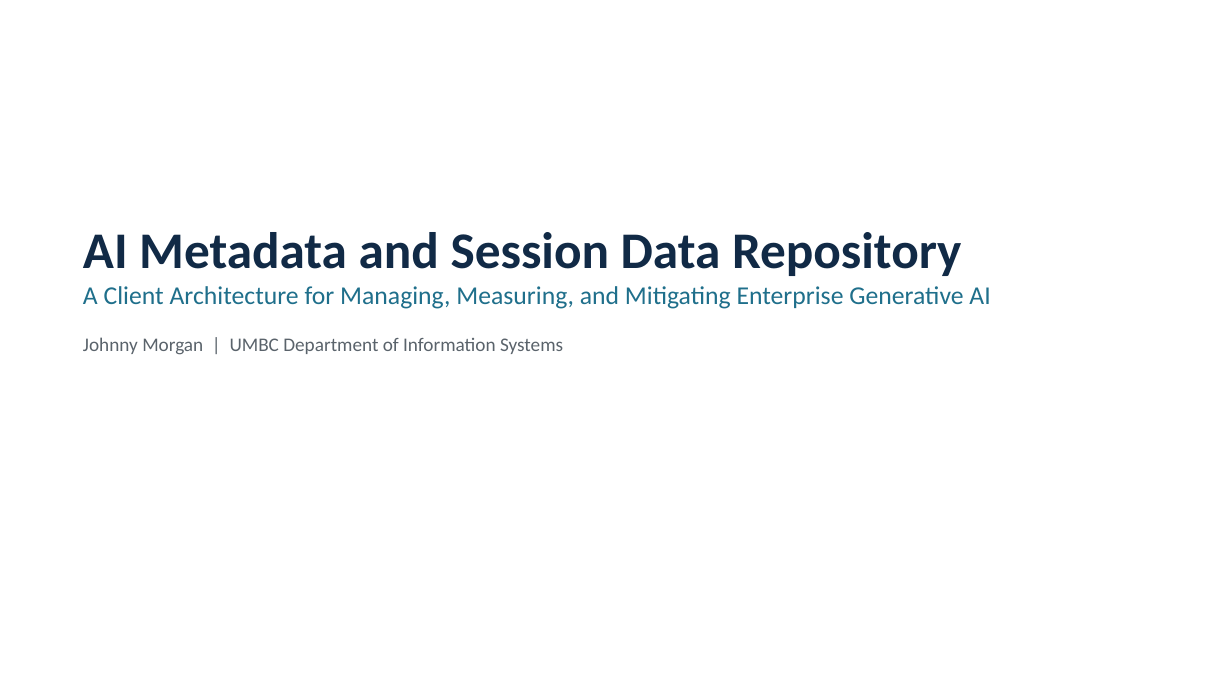
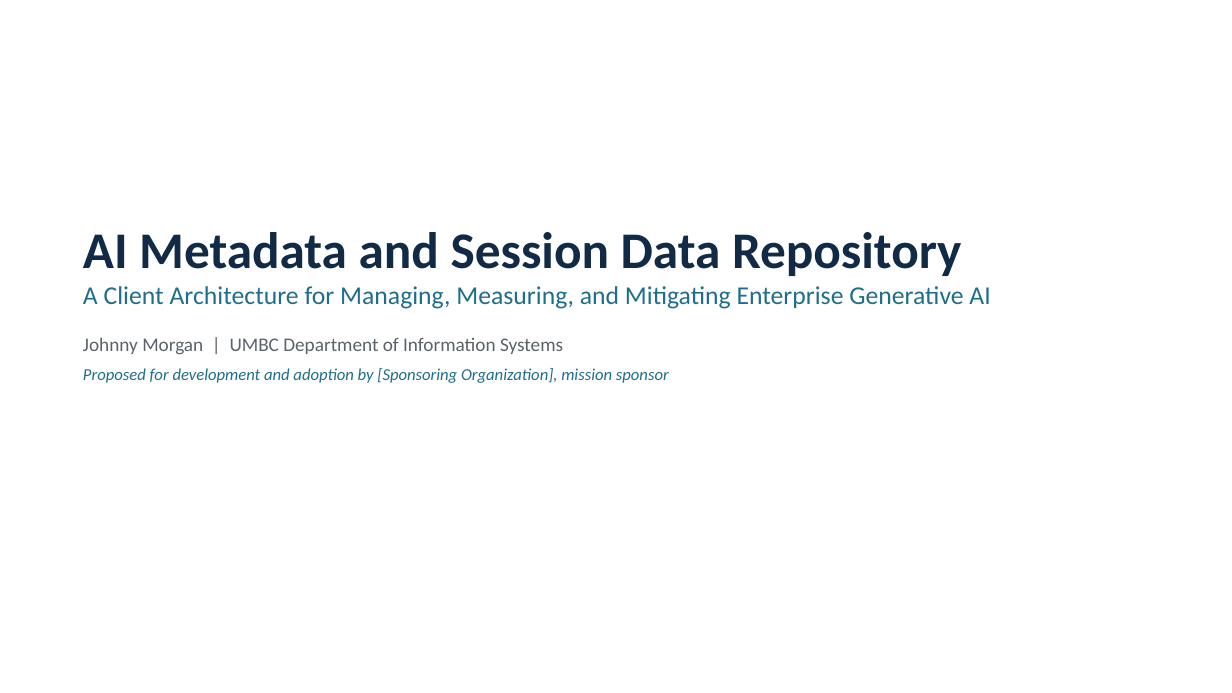
Before and after one commit to yj07538Johnny/Johnny_AI_ML_LLM_experiments_2024, a slide deck: slide 1 of papers/ai-metadata-session-data-repository/AI_Metadata_Repository_Briefing.pptx. Drawn at 1232x693 pixels with LibreOffice and Linux fonts; fonts in the diff are those of the drawing. Boxes give left, top, right and bottom in pixels: in the first picture for what was removed or moved away, otherwise in the second. Text is boxed around its words. In the diff, an @@ line names an element or a change of style, - is before the commit and + after.

```diff
--- a/papers/ai-metadata-session-data-repository/AI_Metadata_Repository_Briefing.pptx
+++ b/papers/ai-metadata-session-data-repository/AI_Metadata_Repository_Briefing.pptx
@@ text at [83,368,669,383]: paragraph added @@
+Proposed for development and adoption by [Sponsoring Organization], mission sponsor
```
Also in this commit, not shown: 1 other slide changed, 4 slides added, 1 slide removed, 1 other file.
